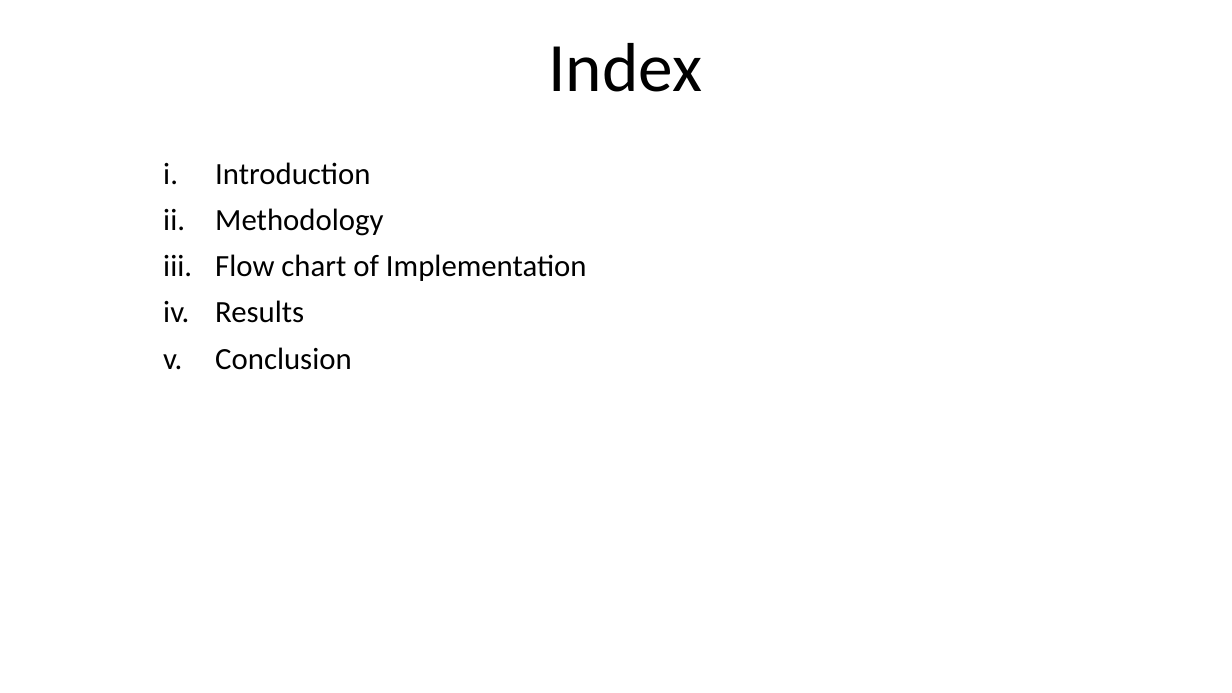
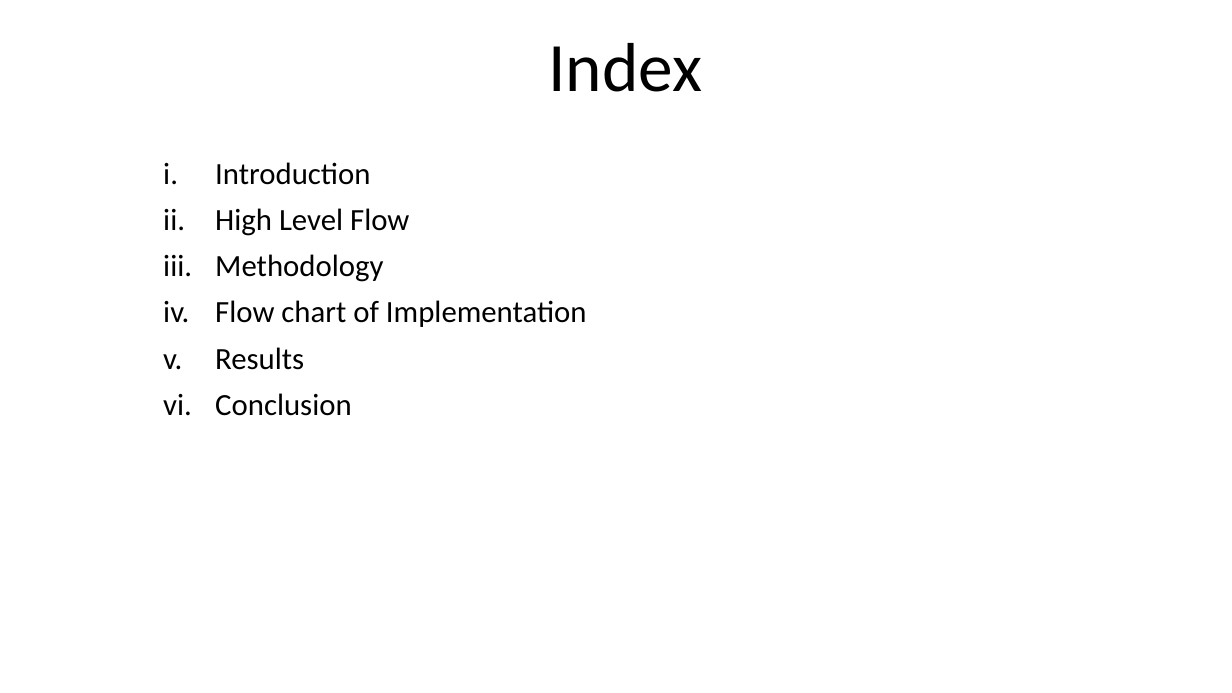
Before and after one commit to ddobric/neocortexapi, a slide deck: slide 2 of source/MySEProject/Documentation/ML2223_15 Approve Prediction of Multisequence Learning.pptx. Drawn at 1232x693 pixels with LibreOffice and Linux fonts; fonts in the diff are those of the drawing. Boxes give left, top, right and bottom in pixels: in the first picture for what was removed or moved away, otherwise in the second. Text is boxed around its words. In the diff, an @@ line names an element or a change of style, - is before the commit and + after.

Commit message:
Modified Presentation with High Level flow

```diff
--- a/source/MySEProject/Documentation/ML2223_15 Approve Prediction of Multisequence Learning.pptx
+++ b/source/MySEProject/Documentation/ML2223_15 Approve Prediction of Multisequence Learning.pptx
@@ subtitle at (215, 208, 409, 236): paragraph added @@
+ii. High Level Flow
```
Also in this commit, not shown: 3 other slides changed, 1 slide added, 1 slide removed.
